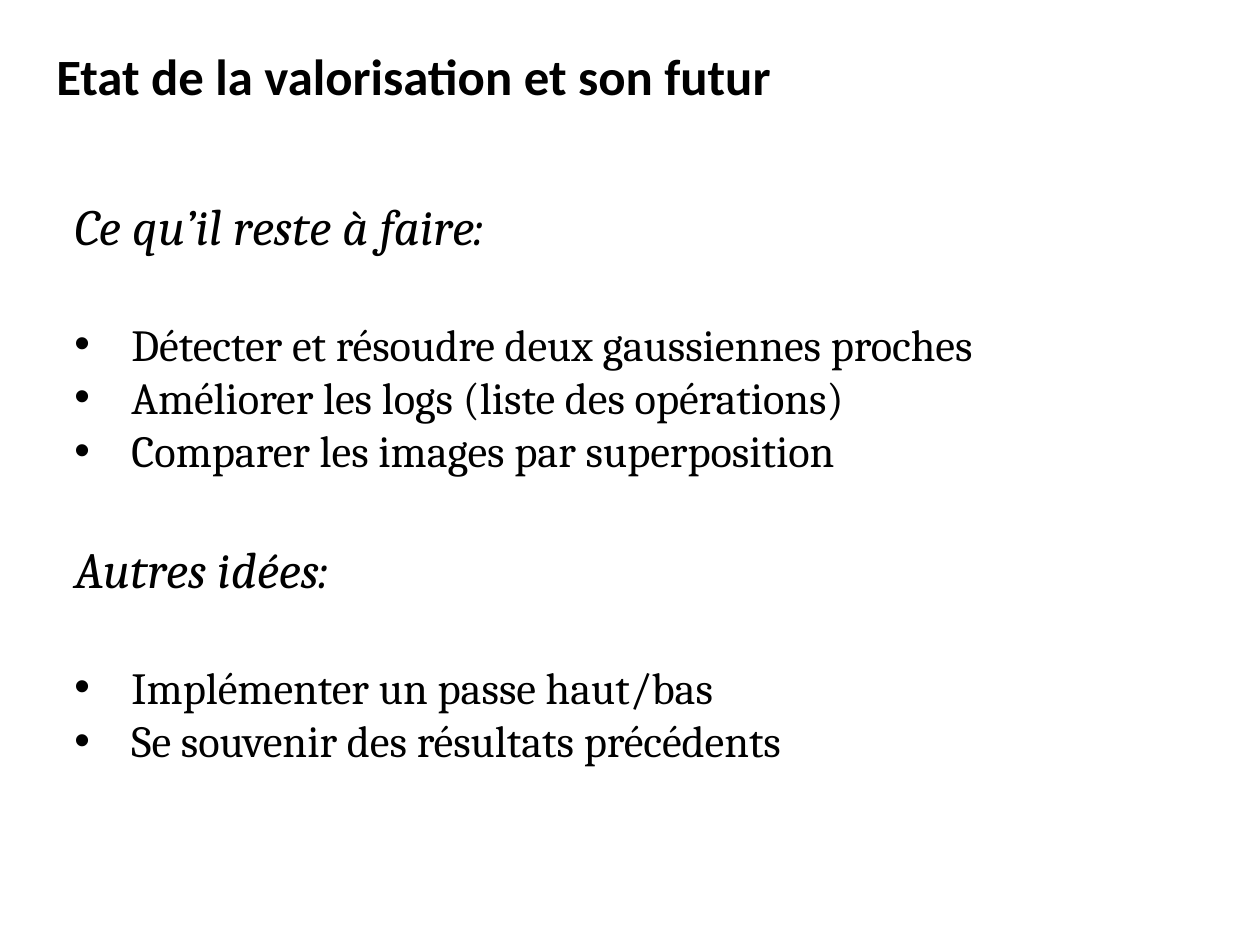
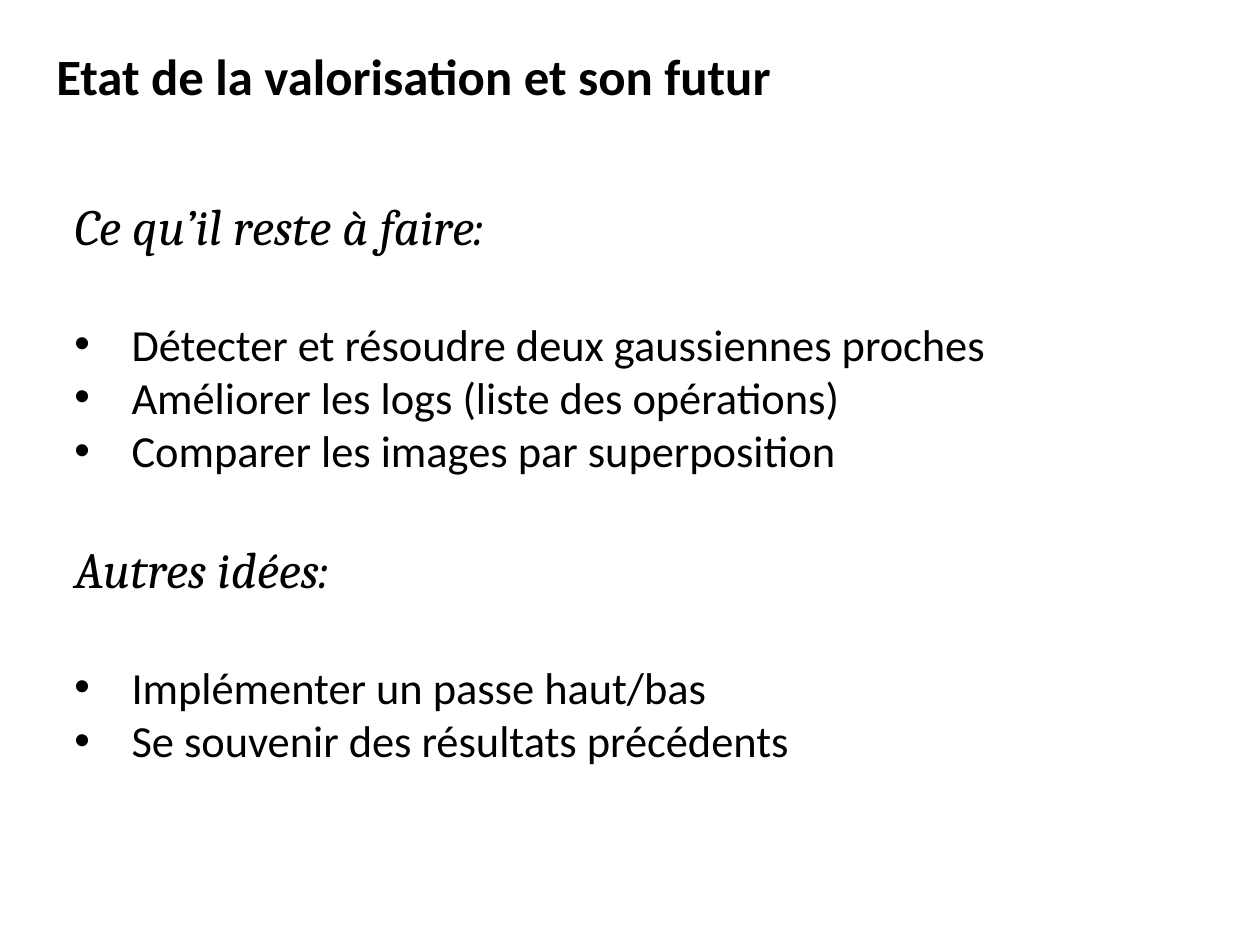
Before and after one commit to AdrienMau/ProjetDeconvolution, a slide deck: slide 11 of CR/CR Projet A.odp [Réparé].pptx (slide 8 before the commit). Drawn at 1260x945 pixels with LibreOffice and Linux fonts; fonts in the diff are those of the drawing. Boxes give left, top, right and bottom in pixels: in the first picture for what was removed or moved away, otherwise in the second. Text is boxed around its words. In the diff, an @@ line names an element or a change of style, - is before the commit and + after.

```diff
--- a/CR/CR Projet A.odp [Réparé].pptx
+++ b/CR/CR Projet A.odp [Réparé].pptx
@@ text at [132,330,985,765]: font Cambria to Calibri in "Détecter et résoudre deux gaussiennes proches", "Améliorer les logs (liste des opérations)", "Comparer les images par superposition", "Implémenter un passe haut/bas" and 1 more places @@
```
Also in this commit, not shown: 3 other slides changed, 3 slides added, 9 other files.
